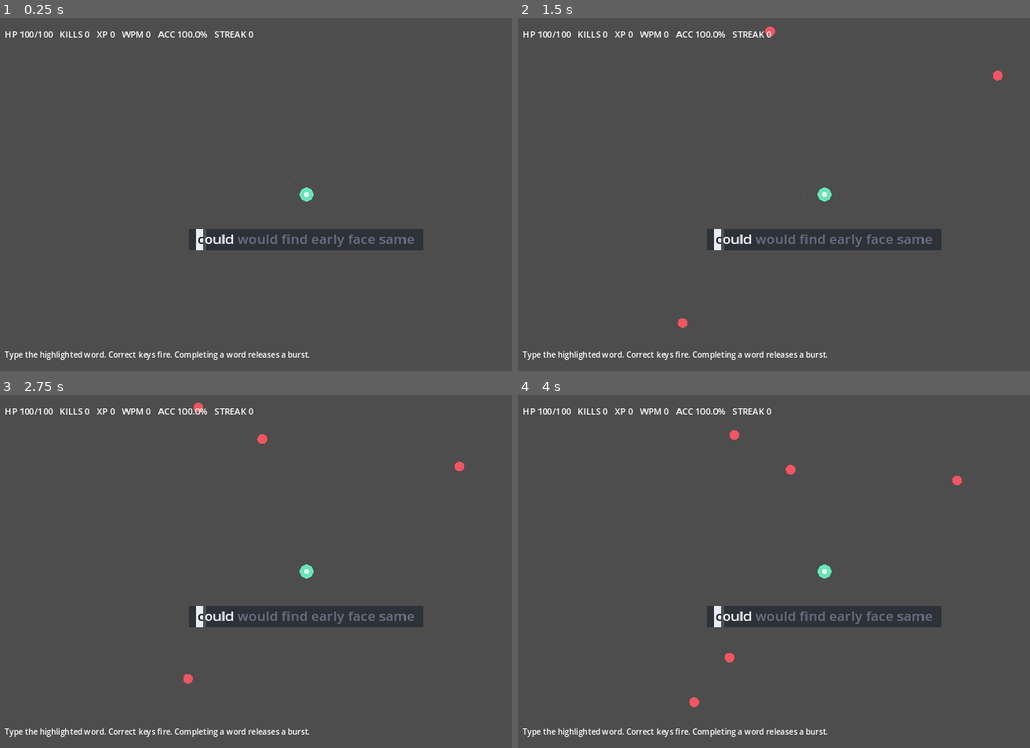
Above: before the commit, frames 1-4 (two rows, left to right).
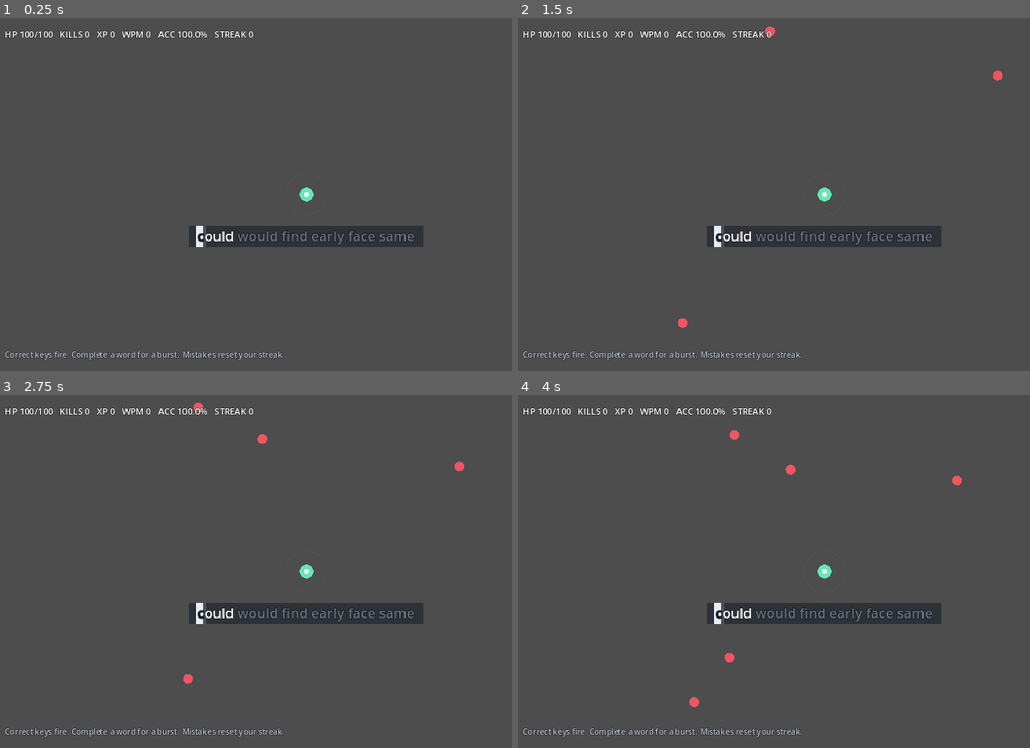
Above: after the commit, the same moments.

Repository: jlcuenca00/typing-roguelite
Game: Godot game, scene res://scenes/Main.tscn
The game is run twice, just before and just after one commit, with the same random seed, the same clock (stepped at 60 frames per second) and the same inputs.
Inputs:
- Up to frame 1 (0.25 s): no input
- Up to frame 2 (1.5 s): tap Enter at 0.5 s
- Up to frame 3 (2.75 s): tap Space at 2 s
- Up to frame 4 (4 s): no input

The runs differ from the first frame. In frame 1, 2.3% of the frame differs, in the area x 0-83%, y 3-98%; in frame 2, 2.3%; in frame 3, 2.3%; in frame 4, 2.3%.

Commit message:
ui: improve prototype readability

Diff:
--- a/game/scenes/Main.tscn
+++ b/game/scenes/Main.tscn
@@ -8,29 +8,36 @@
 [node name="HUD" type="CanvasLayer" parent="."]
 
 [node name="TypingPanel" type="RichTextLabel" parent="HUD"]
-offset_left = 250.0
-offset_top = 430.0
-offset_right = 1030.0
+offset_left = 190.0
+offset_top = 424.0
+offset_right = 1090.0
 offset_bottom = 500.0
 bbcode_enabled = true
 fit_content = true
 scroll_active = false
 mouse_filter = 2
 theme_override_font_sizes/normal_font_size = 28
+theme_override_constants/outline_size = 4
+theme_override_colors/font_outline_color = Color(0.04, 0.045, 0.055, 0.9)
 text = "typing roguelite"
 
 [node name="Stats" type="Label" parent="HUD"]
 offset_left = 24.0
 offset_top = 20.0
-offset_right = 500.0
+offset_right = 900.0
 offset_bottom = 70.0
 theme_override_font_sizes/font_size = 18
+theme_override_constants/outline_size = 3
+theme_override_colors/font_outline_color = Color(0.04, 0.045, 0.055, 0.85)
 text = "Initializing..."
 
 [node name="Hint" type="Label" parent="HUD"]
 offset_left = 24.0
 offset_top = 675.0
-offset_right = 900.0
+offset_right = 1000.0
 offset_bottom = 710.0
 theme_override_font_sizes/font_size = 16
-text = "Type the highlighted word. Correct keys fire. Completing a word releases a burst."
+theme_override_colors/font_color = Color(0.72, 0.75, 0.80, 1)
+theme_override_constants/outline_size = 3
+theme_override_colors/font_outline_color = Color(0.04, 0.045, 0.055, 0.85)
+text = "Correct keys fire. Complete a word for a burst. Mistakes reset your streak."
